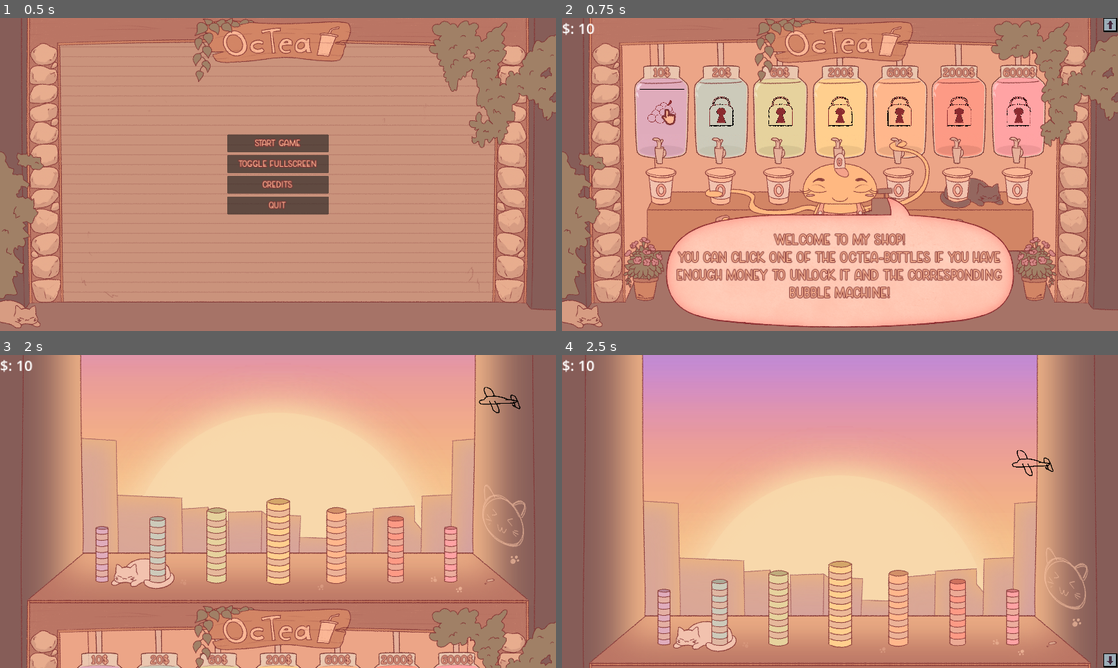
Above: before the commit, frames 1-4 (two rows, left to right).
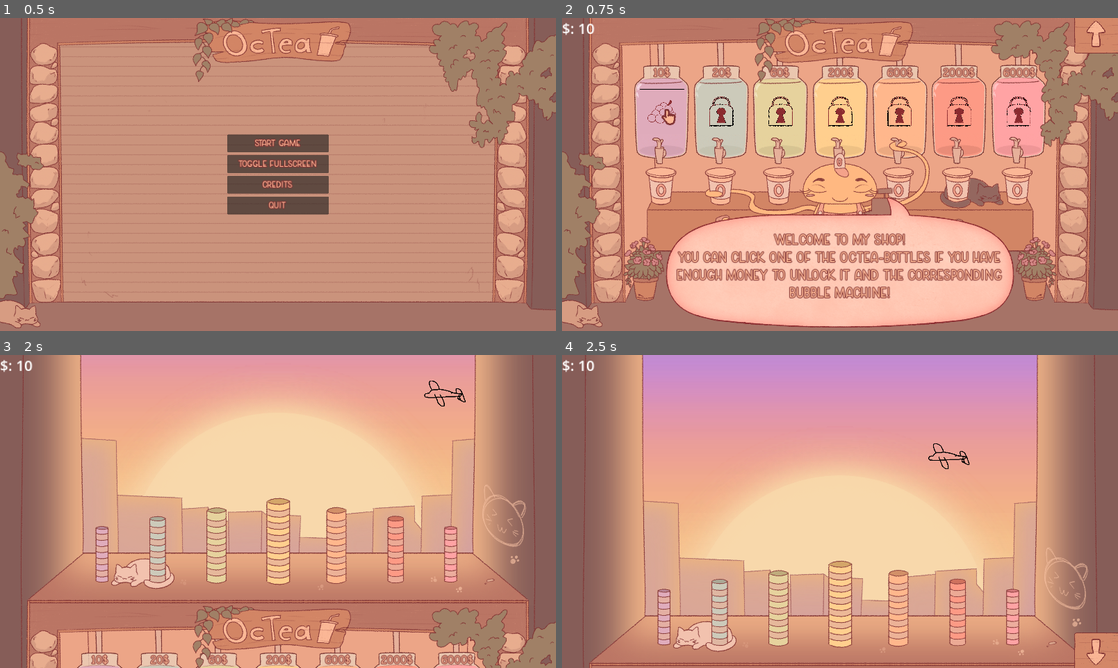
Above: after the commit, the same moments.

Repository: Spedinja/GGJ25
Game: Godot game, scene res://scenes/main_menu.tscn
The game is run twice, just before and just after one commit, with the same random seed, the same clock (stepped at 60 frames per second) and the same inputs. Sound files missing from this copy of the repository are replaced by a short silence.
Inputs (mouse positions are in pixels of both pictures, inside the frame that each line leads up to; where the layout moved, square brackets give the same spot in the first picture):
- Up to frame 1 (0.5 s): no input
- Up to frame 2 (0.75 s): click "Start Game" at 0.5 s
- Up to frame 3 (2 s): click (533, 373) [550, 361] at 1.25 s
- Up to frame 4 (2.5 s): click (706, 574) at 2 s

Frame 1 is identical in both runs. In frame 2, 0.8% of the frame differs, in the area x 92-100%, y 0-12%; in frame 3, 0.2%; in frame 4, 1.1%, in the area x 65-100%, y 28-100%.

Commit message:
Added Arrow Signs

Diff:
--- a/scenes/player_area.tscn
+++ b/scenes/player_area.tscn
@@ -6,10 +6,7 @@
 [ext_resource type="Script" path="res://scripts/gadse.gd" id="4_harbk"]
 [ext_resource type="Resource" uid="uid://buxb5k5qdmovy" path="res://ressources/spawner/Spawner1.tres" id="4_l5oaj"]
 [ext_resource type="Texture2D" uid="uid://c4btyuxd3urr2" path="res://sprites/Background_Sky_New.png" id="4_uh3b7"]
-[ext_resource type="Texture2D" uid="uid://bob58ibtrfvo" path="res://sprites/tmp_btn_pressed.png" id="5_0jclp"]
-[ext_resource type="Texture2D" uid="uid://fvuy8fywb6rw" path="res://sprites/tmp_btn_normal.png" id="5_x6kud"]
 [ext_resource type="Resource" uid="uid://d5udhbcbb6b" path="res://ressources/spawner/Spawner2.tres" id="5_xg42i"]
-[ext_resource type="Texture2D" uid="uid://c4crdoexrkg6w" path="res://sprites/tmp_btn_hover.png" id="6_m3mqp"]
 [ext_resource type="Resource" uid="uid://d07cdtq0bdlno" path="res://ressources/spawner/Spawner3.tres" id="6_qklym"]
 [ext_resource type="Resource" uid="uid://dn3m2l77whtfl" path="res://ressources/spawner/Spawner4.tres" id="7_2lglj"]
 [ext_resource type="Resource" uid="uid://bc0nayaysyafe" path="res://ressources/spawner/Spawner5.tres" id="8_01gma"]
@@ -19,16 +16,19 @@
 [ext_resource type="Resource" uid="uid://c2tesf1rynblm" path="res://ressources/spawner/Spawner7.tres" id="10_83vmp"]
 [ext_resource type="Texture2D" uid="uid://c3jshdj8m2qvw" path="res://sprites/MachineIcons/Icon_Machine_ 1b.png" id="11_btw05"]
 [ext_resource type="PackedScene" uid="uid://cpiju8q6q2y1o" path="res://scenes/plane.tscn" id="12_2qq77"]
+[ext_resource type="Texture2D" uid="uid://citngj2c3xcim" path="res://sprites/Arrow_Down.png" id="13_g2y3q"]
 [ext_resource type="Texture2D" uid="uid://diusxp3a0volv" path="res://sprites/MachineIcons/Icon_Machine_ 2b.png" id="13_mpu0g"]
 [ext_resource type="Shader" path="res://scripts/outline.gdshader" id="13_sfoo4"]
+[ext_resource type="Texture2D" uid="uid://bmkqb11pv33gv" path="res://sprites/Arrow_Down_pressed.png" id="14_oa8sp"]
 [ext_resource type="Texture2D" uid="uid://bxkxark5fc14w" path="res://sprites/MachineIcons/Icon_Machine_ 3b.png" id="15_3ls3x"]
-[ext_resource type="Texture2D" uid="uid://cogm7ey4bthub" path="res://sprites/tmp_btn_up_normal.png" id="15_800g8"]
 [ext_resource type="Texture2D" uid="uid://c06khog51fnnx" path="res://sprites/Icon_Machine_Locked.png" id="15_bad72"]
-[ext_resource type="Texture2D" uid="uid://dptknvabur4l4" path="res://sprites/tmp_btn_up_pressed.png" id="16_0u06a"]
-[ext_resource type="Texture2D" uid="uid://c04kh6m5jhi3y" path="res://sprites/tmp_btn_up_hover.png" id="17_gp4mk"]
+[ext_resource type="Texture2D" uid="uid://c6yjjf3krjtjx" path="res://sprites/Arrow_Down_hover.png" id="15_idymo"]
 [ext_resource type="Texture2D" uid="uid://de3ikg3n78w8b" path="res://sprites/MachineIcons/Icon_Machine_ 4b.png" id="17_ksanp"]
 [ext_resource type="Script" path="res://scripts/camera_movement.gd" id="18_gmjm1"]
+[ext_resource type="Texture2D" uid="uid://cbioqwhrinwl5" path="res://sprites/Arrow_Up.png" id="18_i6f7b"]
 [ext_resource type="Texture2D" uid="uid://bh23nbpugpgvj" path="res://sprites/MachineIcons/Icon_Machine_ 5b.png" id="19_3rg8w"]
+[ext_resource type="Texture2D" uid="uid://0072pu46w5v8" path="res://sprites/Arrow_Up_pressed.png" id="19_r2f3t"]
+[ext_resource type="Texture2D" uid="uid://cfjtho7kcpg60" path="res://sprites/Arrow_Up_hover.png" id="20_7avwc"]
 [ext_resource type="Texture2D" uid="uid://drkxmfjyi4vso" path="res://sprites/MachineIcons/Icon_Machine_ 6b.png" id="21_1lw61"]
 [ext_resource type="Texture2D" uid="uid://dbl4f62p8tqj7" path="res://sprites/MachineIcons/Icon_Machine_ 7b.png" id="23_gaul0"]
 [ext_resource type="FontFile" uid="uid://d0euvmb6jo6s2" path="res://fonts/cozy caps.ttf" id="28_t2hu8"]
@@ -101,7 +101,7 @@
 texture = ExtResource("4_uh3b7")
 
 [node name="Plane" parent="BubbleArea/SpawnArea" instance=ExtResource("12_2qq77")]
-position = Vector2(2006, 373)
+position = Vector2(2100, 350)
 
 [node name="BubbleArea_HUD" type="CanvasLayer" parent="BubbleArea"]
 
@@ -125,9 +125,9 @@
 offset_top = -40.0
 grow_horizontal = 0
 grow_vertical = 0
-texture_normal = ExtResource("5_x6kud")
-texture_pressed = ExtResource("5_0jclp")
-texture_hover = ExtResource("6_m3mqp")
+texture_normal = ExtResource("13_g2y3q")
+texture_pressed = ExtResource("14_oa8sp")
+texture_hover = ExtResource("15_idymo")
 stretch_mode = 0
 
 [node name="ShopArea" type="Node2D" parent="."]
@@ -164,9 +164,9 @@
 offset_left = -40.0
 offset_bottom = 40.0
 grow_horizontal = 0
-texture_normal = ExtResource("15_800g8")
-texture_pressed = ExtResource("16_0u06a")
-texture_hover = ExtResource("17_gp4mk")
+texture_normal = ExtResource("18_i6f7b")
+texture_pressed = ExtResource("19_r2f3t")
+texture_hover = ExtResource("20_7avwc")
 stretch_mode = 0
 
 [node name="ShopContainer" type="HBoxContainer" parent="ShopArea/ShopArea_UI"]
--- a/scenes/tutorial/tutorial_1.tscn
+++ b/scenes/tutorial/tutorial_1.tscn
@@ -39,7 +39,7 @@
 position = Vector2(-590, -198)
 scale = Vector2(2, 2)
 sprite_frames = SubResource("SpriteFrames_i2661")
-frame_progress = 0.0347685
+frame_progress = 0.0739065
 
 [node name="RichTextLabel" type="Label" parent="."]
 offset_left = -657.0
--- a/scripts/plane.gd
+++ b/scripts/plane.gd
@@ -1,22 +1,24 @@
 extends Area2D
 
-@export var x_speed : int = 200
-@export_range(0, 1080) var y_offset_radius : int
-@export var cooldown : float = 10
+@export var x_speed : int = 400
+@export_range(0, 1080, 2) var y_offset_radius : int = 300
+@export var cooldown : float = 5
 
 @onready var timer: Timer = $Timer
 
 var current_speed : int
+var y_starting_position
 
 func _ready():
 	connect("area_entered", Callable(self, "_on_area_entered"))
 	timer.wait_time = cooldown
 	timer.connect("timeout", Callable(self, "_on_cooldown_over"))
 	current_speed = x_speed
+	y_starting_position = position.y
 
 func _process(delta):
-	if position.x < -300:
-		position.x = 1920
+	if position.x < -200:
+		position.x = 2100
 		current_speed = 0
 		print("reset timer start")
 		timer.start()
@@ -27,5 +29,8 @@
 		area.pop_bubble()
 
 func _on_cooldown_over():
-
+	timer.stop()
 	current_speed = x_speed
+	var max = y_offset_radius/2
+	var min = -max
+	position.y = y_starting_position + randi_range(min,max)
Binary file added: sprites/Arrow_Down.png
Not shown, added: sprites/Arrow_Down.png.import
Binary file added: sprites/Arrow_Down_hover.png
Not shown, added: sprites/Arrow_Down_hover.png.import
Binary file added: sprites/Arrow_Down_pressed.png
Not shown, added: sprites/Arrow_Down_pressed.png.import
Binary file added: sprites/Arrow_Up.png
Not shown, added: sprites/Arrow_Up.png.import
Binary file added: sprites/Arrow_Up_hover.png
Not shown, added: sprites/Arrow_Up_hover.png.import
Binary file added: sprites/Arrow_Up_pressed.png
Not shown, added: sprites/Arrow_Up_pressed.png.import
